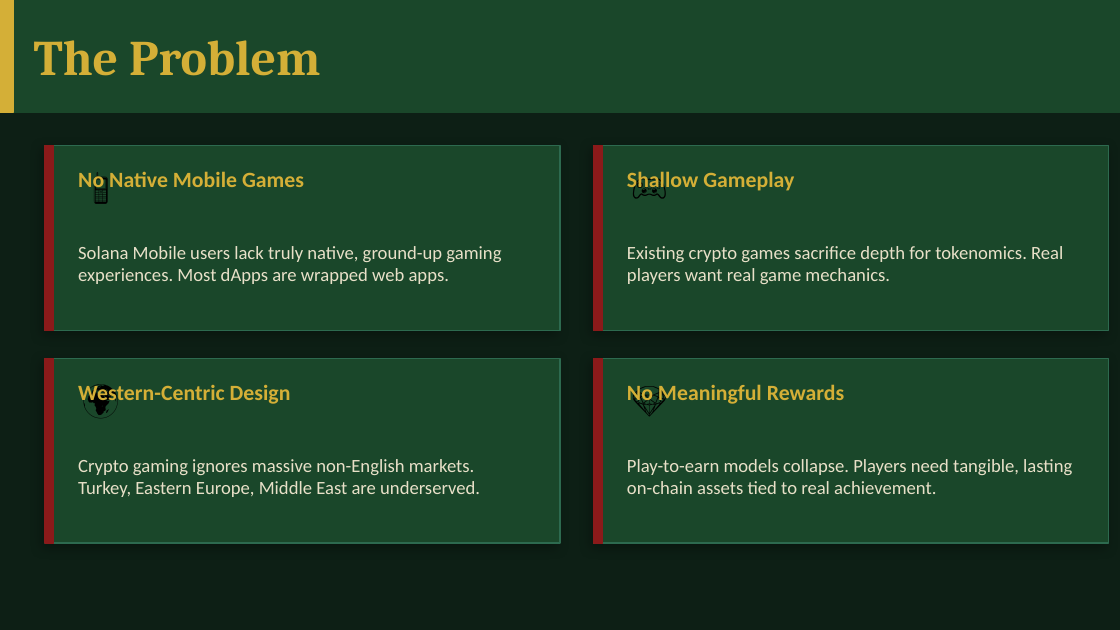
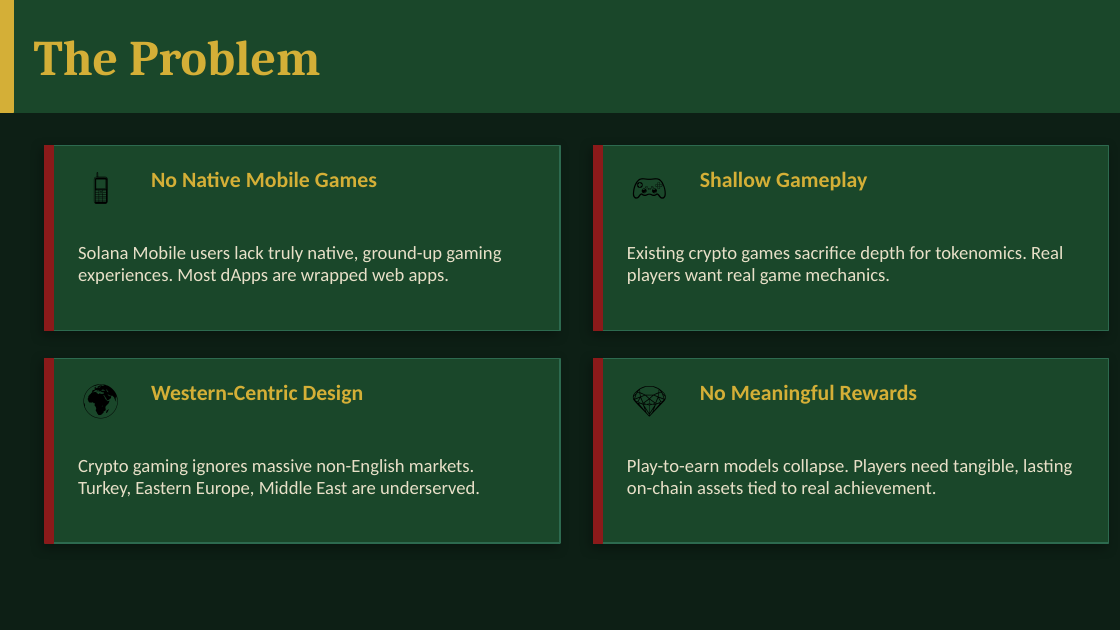
Before and after one commit to mesahin001/batak, a slide deck: slide 2 of demo/batak_pitch_deck.pptx. Drawn at 1120x630 pixels with LibreOffice and Linux fonts; fonts in the diff are those of the drawing. Boxes give left, top, right and bottom in pixels: in the first picture for what was removed or moved away, otherwise in the second. Text is boxed around its words. In the diff, an @@ line names an element or a change of style, - is before the commit and + after.

```diff
--- a/demo/batak_pitch_deck.pptx
+++ b/demo/batak_pitch_deck.pptx
@@ text "No Native Mobile Games" rewrapped from <box>78,171,304,194</box> to <box>151,171,377,187</box> @@
@@ text "Shallow Gameplay": place and size @@
-text "Shallow Gameplay" at <box>627,171,794,194</box>
+text "Shallow Gameplay" at <box>700,171,867,191</box>
@@ text "Western-Centric Design": place and size @@
-text "Western-Centric Design" at <box>78,384,291,407</box>
+text "Western-Centric Design" at <box>151,384,364,404</box>
@@ text "No Meaningful Rewards": place and size @@
-text "No Meaningful Rewards" at <box>627,384,845,407</box>
+text "No Meaningful Rewards" at <box>700,384,918,404</box>
```
Also in this commit, not shown: 1 other slide changed.
